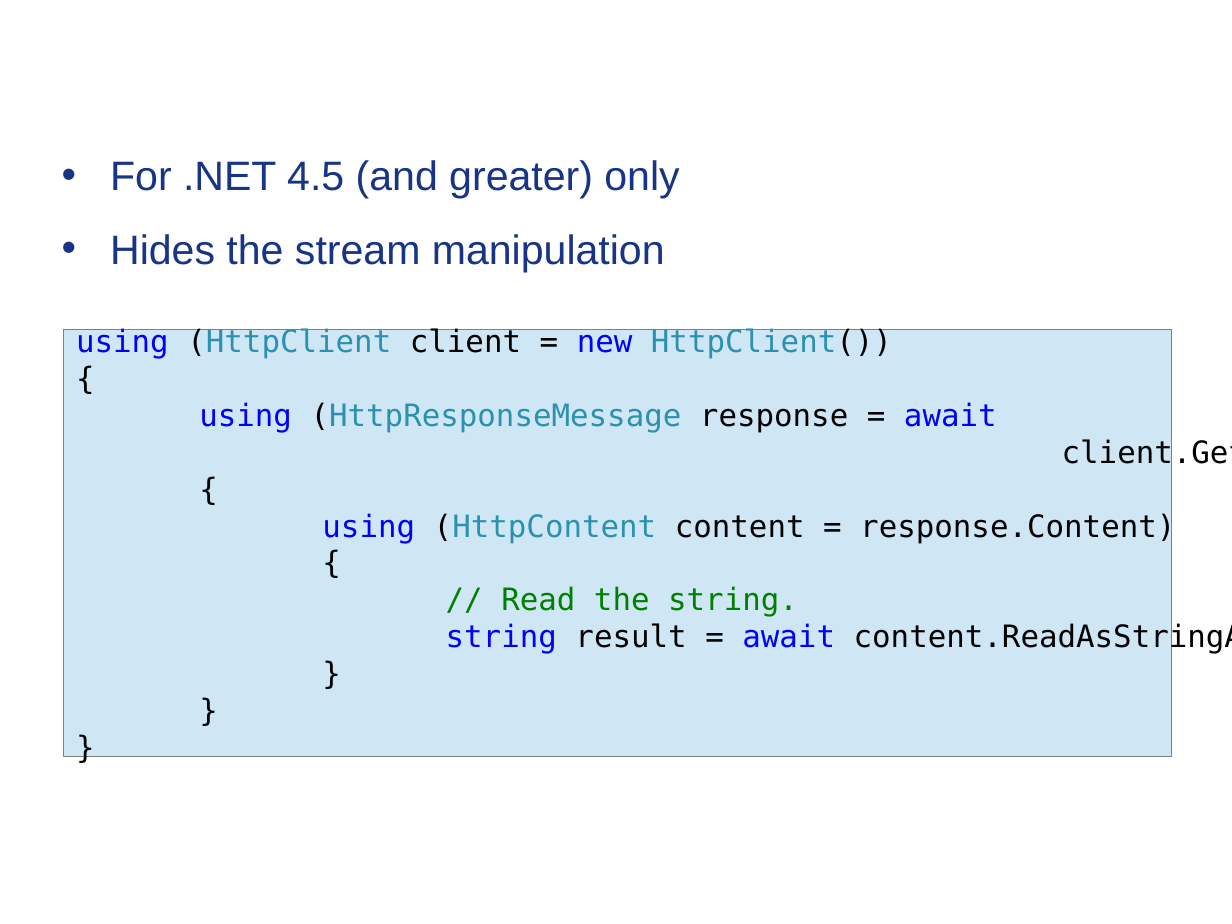
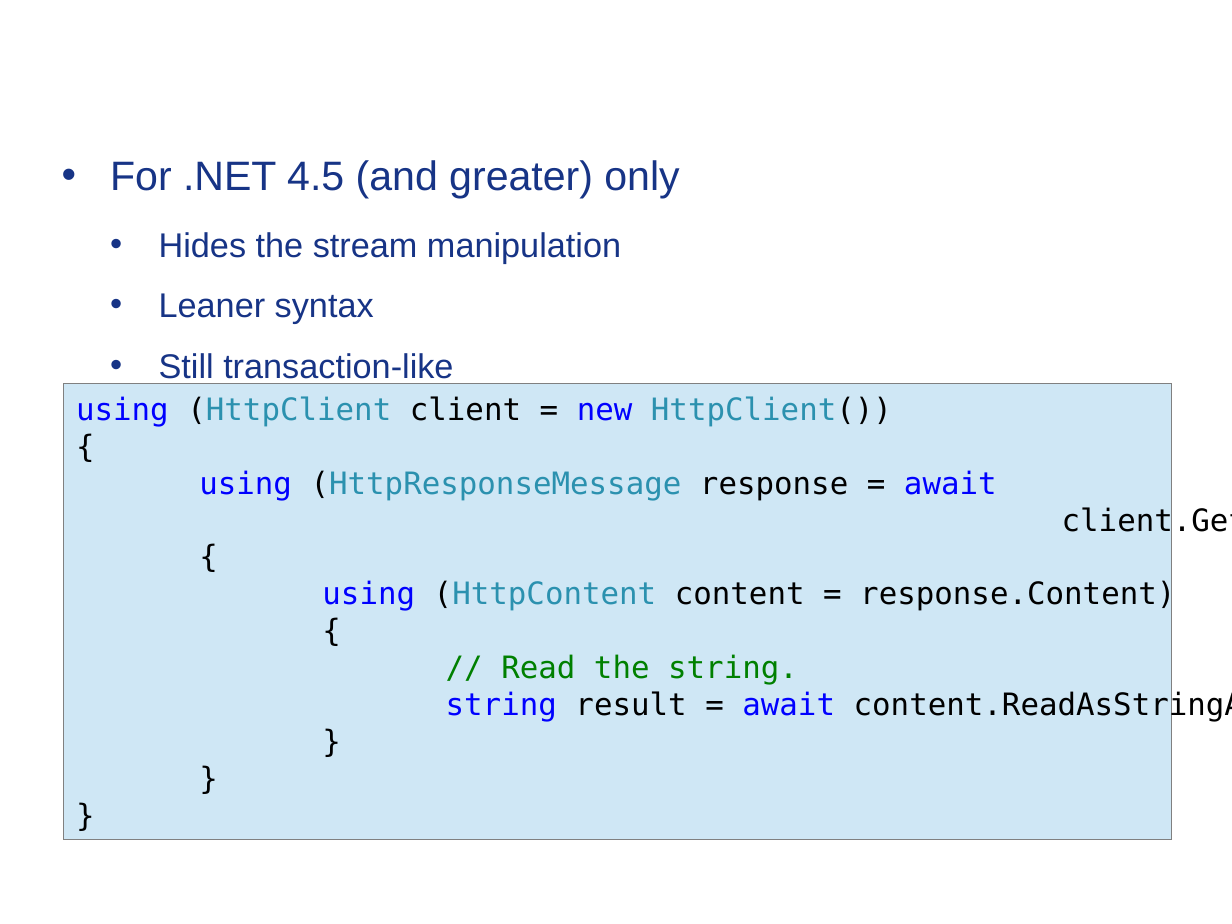
Before and after one commit to Timothep/MarathonWOShoes, a slide deck: slide 29 of BarefootMarathon.odp. Drawn at 1232x924 pixels with LibreOffice and Linux fonts; fonts in the diff are those of the drawing; background and template pictures are left out. Boxes give left, top, right and bottom in pixels: in the first picture for what was removed or moved away, otherwise in the second. Text is boxed around its words. In the diff, an @@ line names an element or a change of style, - is before the commit and + after.

```diff
--- a/BarefootMarathon.odp
+++ b/BarefootMarathon.odp
@@ text at (159,232,621,263): size 24 to 20 pt in "Hides the stream manipulation"; list level 1 to 2 in "Hides the stream manipulation" @@
@@ text at (159,293,453,384): paragraphs added @@
+  • Leaner syntax
+  • Still transaction-like
@@ rectangle "using (HttpClient client = new ...": place and size @@
-rectangle "using (HttpClient client = new ..." at (64,330,1172,756)
+rectangle "using (HttpClient client = new ..." at (64,383,1172,839)
```
Also in this commit, not shown: 7 other slides changed, 1 slide removed, 1 other file.
